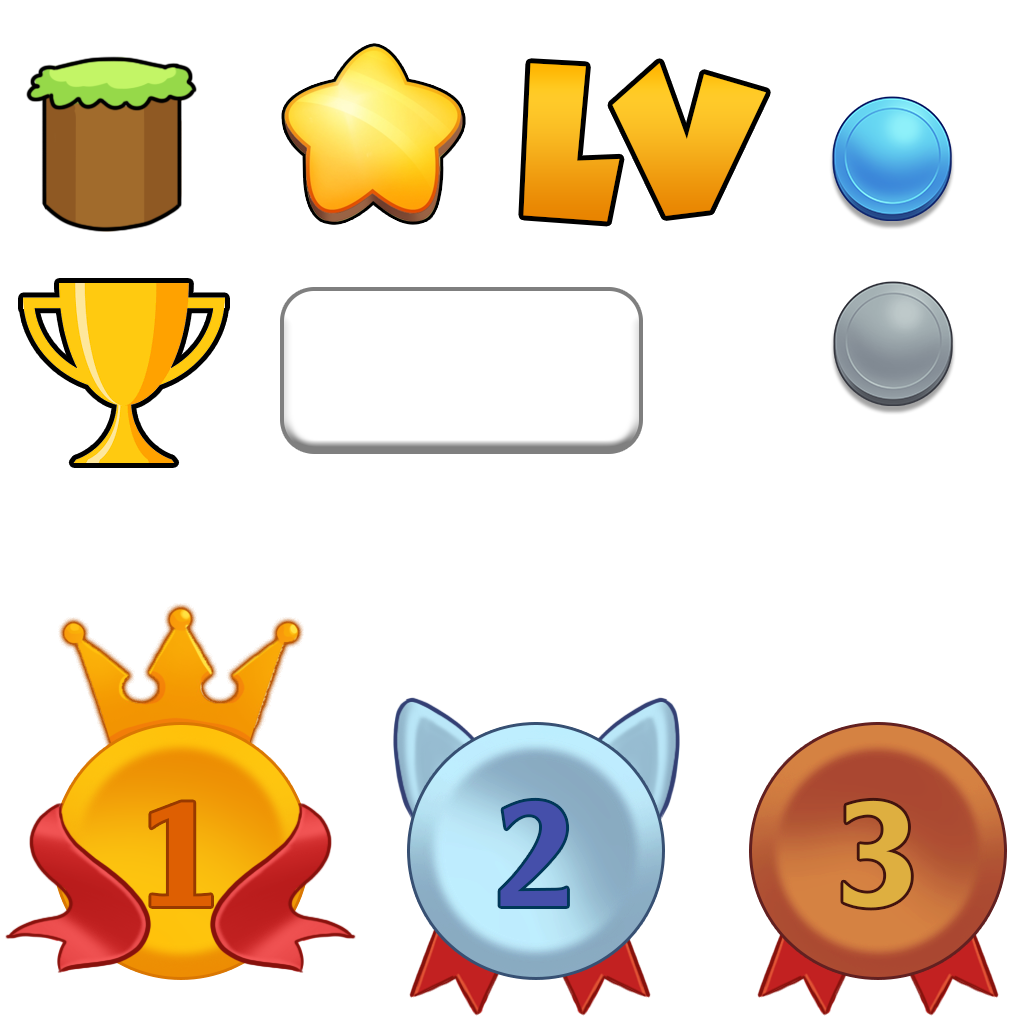
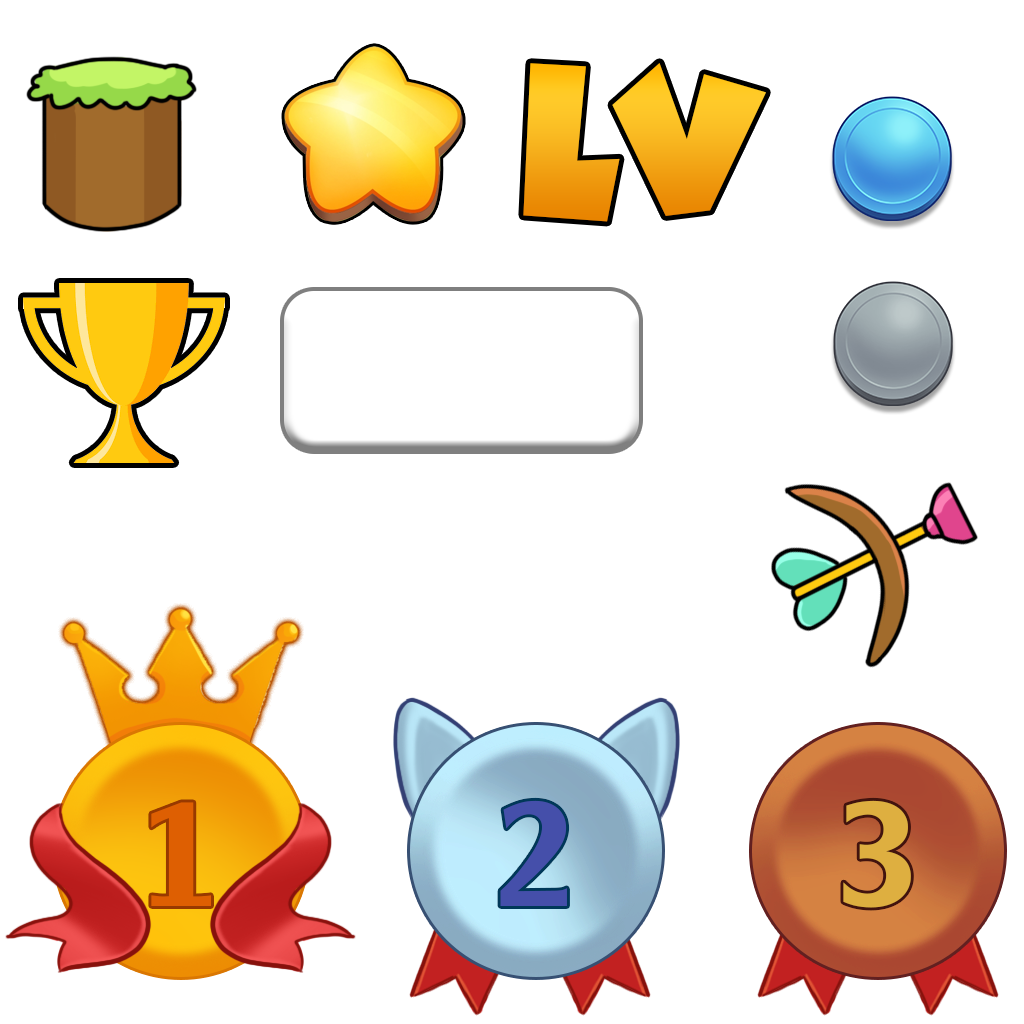
Layered file, before and after one edit (1024x1024). Changes by layer:
added layer "Layer 14" above "Layer 15" over [771, 482, 978, 668]
added layer "Layer 15" above "Layer 5 copy" over [773, 484, 976, 666]
